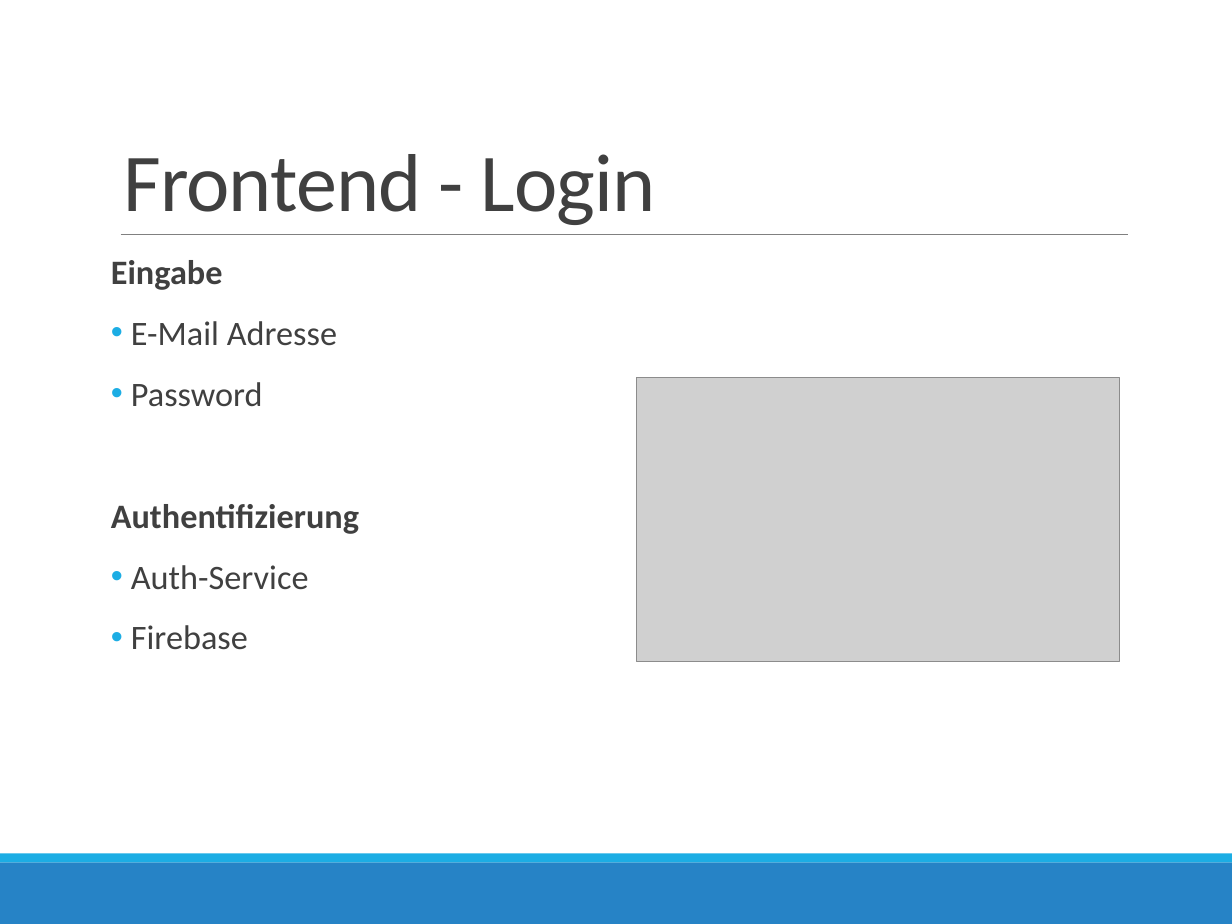
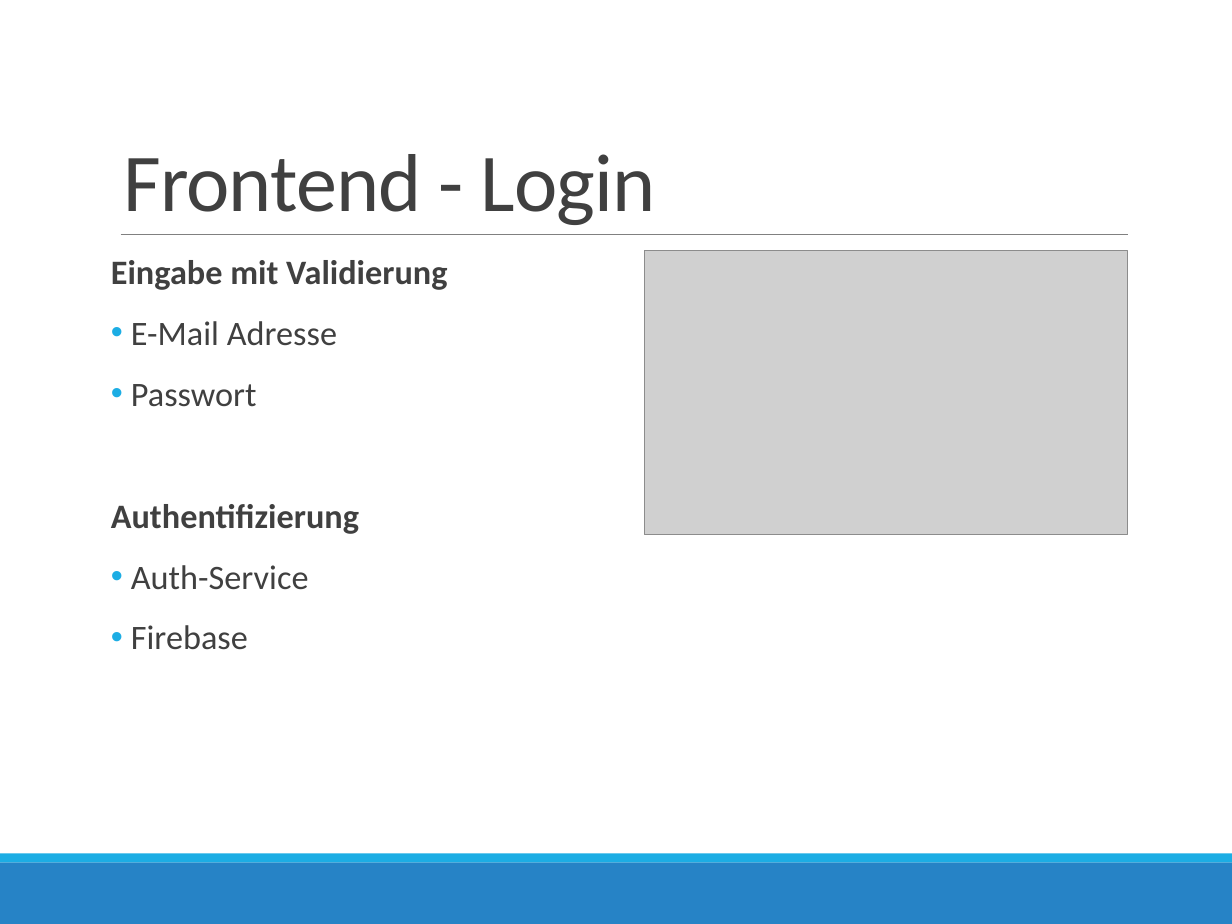
Before and after one commit to handball10/eva-ss2016, a slide deck: slide 15 of presentation/eva.pptx (slide 14 before the commit). Drawn at 1232x924 pixels with LibreOffice and Linux fonts; fonts in the diff are those of the drawing; grey boxes stand for pictures. Boxes give left, top, right and bottom in pixels: in the first picture for what was removed or moved away, otherwise in the second. Text is boxed around its words. In the diff, an @@ line names an element or a change of style, - is before the commit and + after.

Commit message:
update images, code, presentation

```diff
--- a/presentation/eva.pptx
+++ b/presentation/eva.pptx
@@ text at (111,260,447,290): text changed @@
-Eingabe
+Eingabe mit Validierung
@@ picture: place and size @@
-picture at (636,378,1119,662)
+picture at (644,251,1127,535)
@@ text at (131,384,257,407): text changed @@
-• Password
+• Passwort
```
Also in this commit, not shown: 1 other slide changed, 26 slides added, 37 other files.
